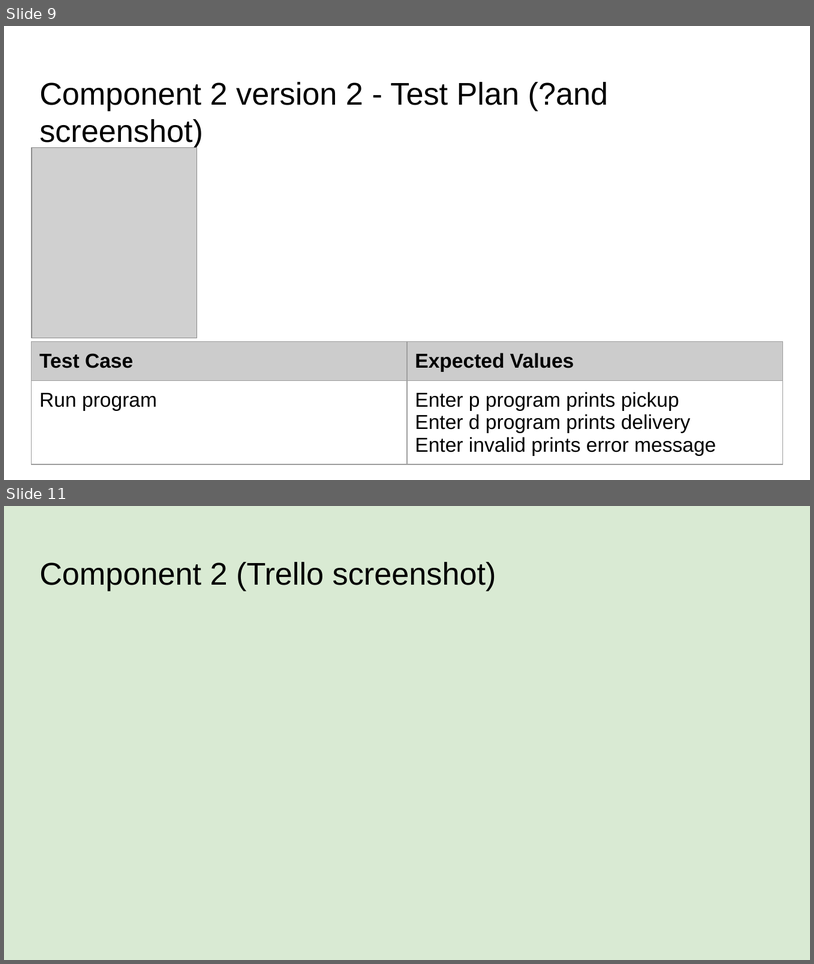
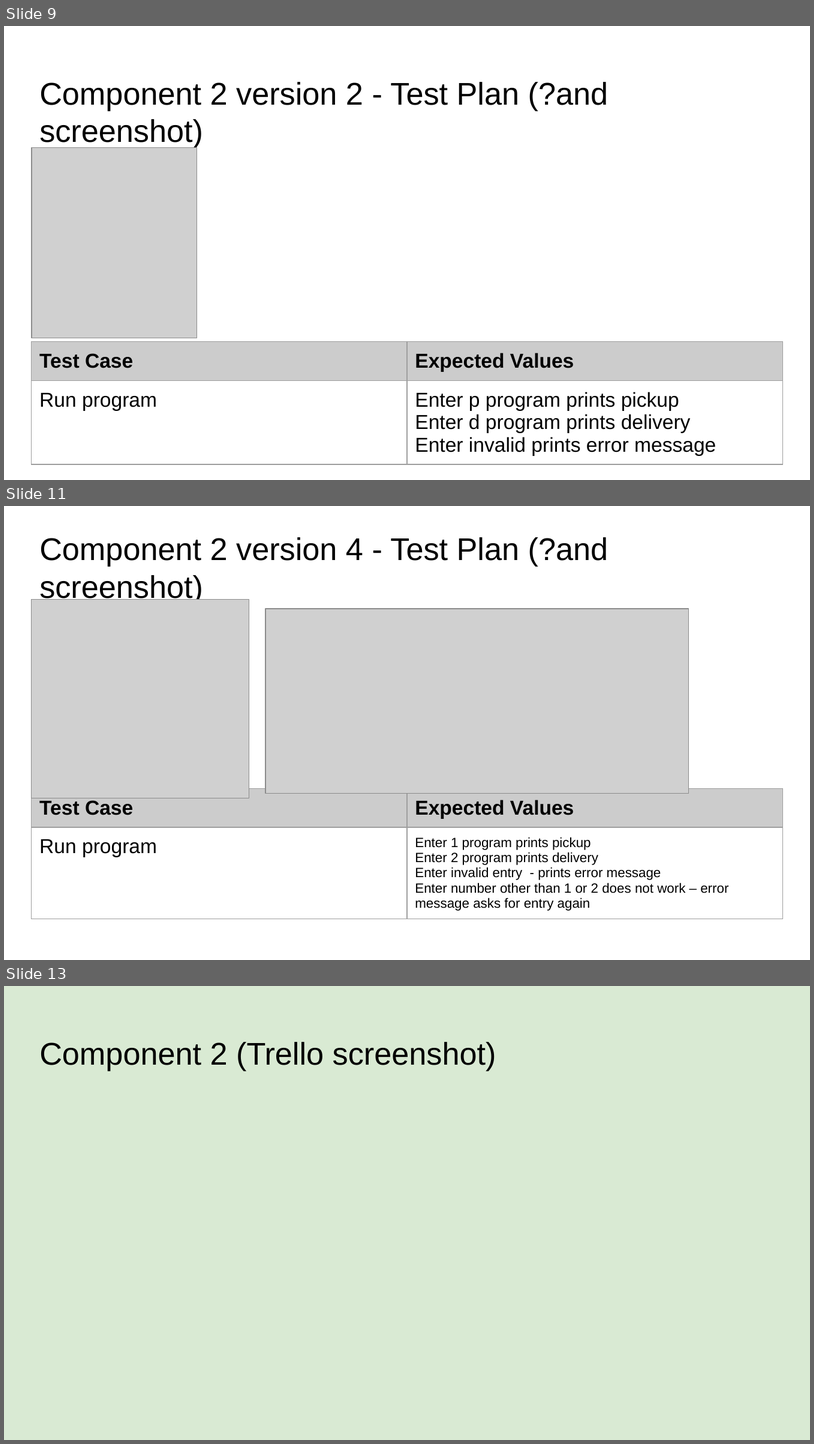
Before and after one commit to Luka-Timtam/Pizza-Bot, a slide deck: 022_91893+_+91897+Documentation.pptx. Shown one above the other, each under a label of ours: slides 9 and 11 before the commit, slides 9, 11 and 13 after it; the slides between them are not shown. The pictures are 814x964 and 814x1444 pixels, drawn with LibreOffice and Linux fonts; fonts in the diff are those of the drawing; grey boxes stand for pictures. Boxes give left, top, right and bottom in pixels: in the first picture for what was removed or moved away, otherwise in the second. Text is boxed around its words. In the diff, an @@ line names an element or a change of style, - is before the commit and + after.

Commit message:
Created pickup or delivery menu
18/05

```diff
--- a/022_91893+_+91897+Documentation.pptx
+++ b/022_91893+_+91897+Documentation.pptx
@@ slide 11 added at [4, 506, 810, 960], background #FFFFFF @@
@@ title added at [39, 537, 609, 604], 28 pt, text #000000 @@
+Component 2 version 4 - Test Plan (?and screenshot)
@@ picture added at [32, 600, 249, 798] @@
@@ picture added at [265, 609, 689, 793] @@
@@ table added at [32, 788, 783, 925], 2 rows, 2 columns @@
+Test Case | Expected Values
+Run program | Enter 1 program prints pickup / Enter 2 program prints delivery / Enter invalid entry - prints error message / Enter number other than 1 or 2 does not work – error message asks for entry again
@@ what was slide 11 is now slide 13 @@
```
Also in this commit, not shown: 1 slide changed, 1 other slide added, 1 other file.
